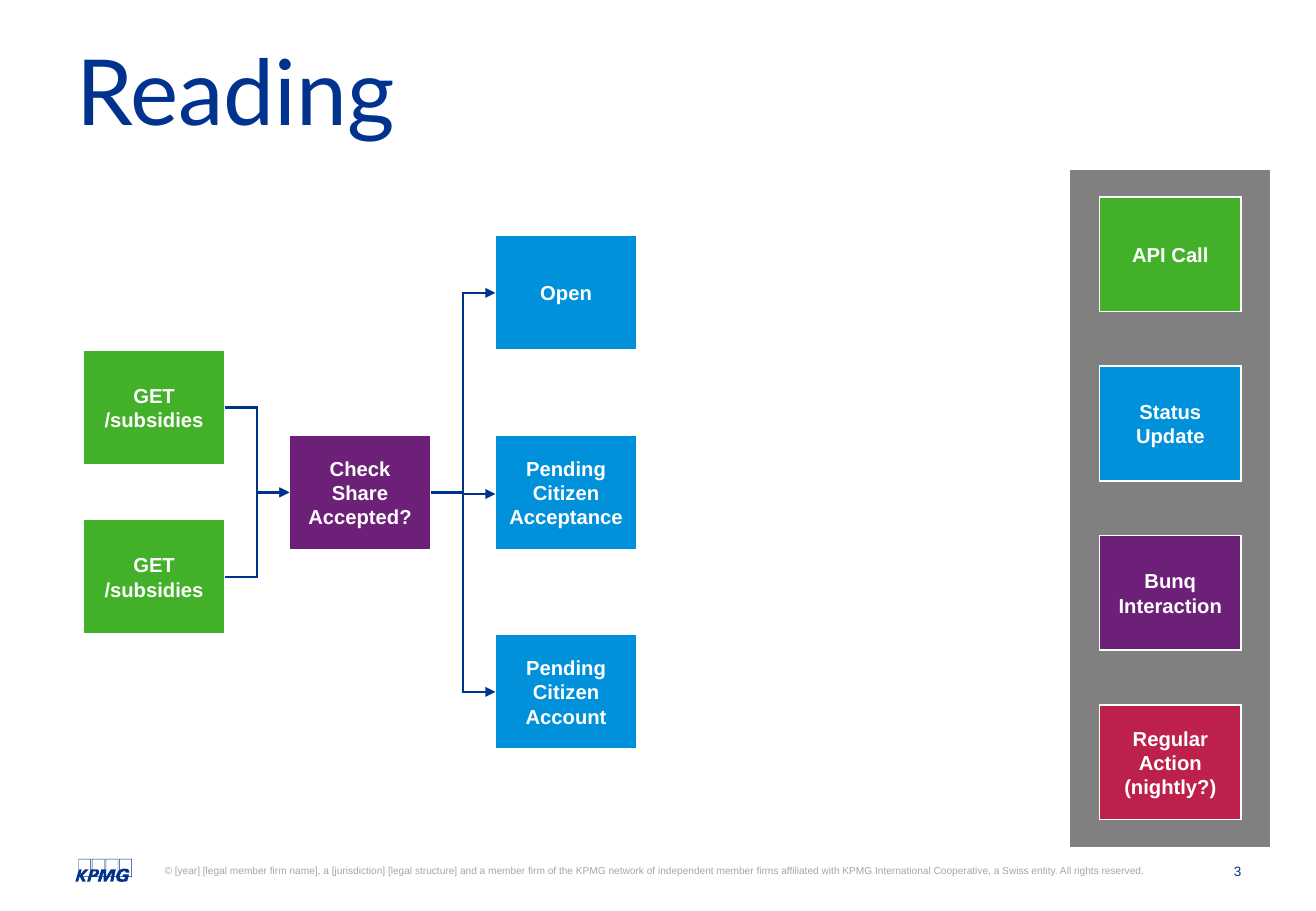
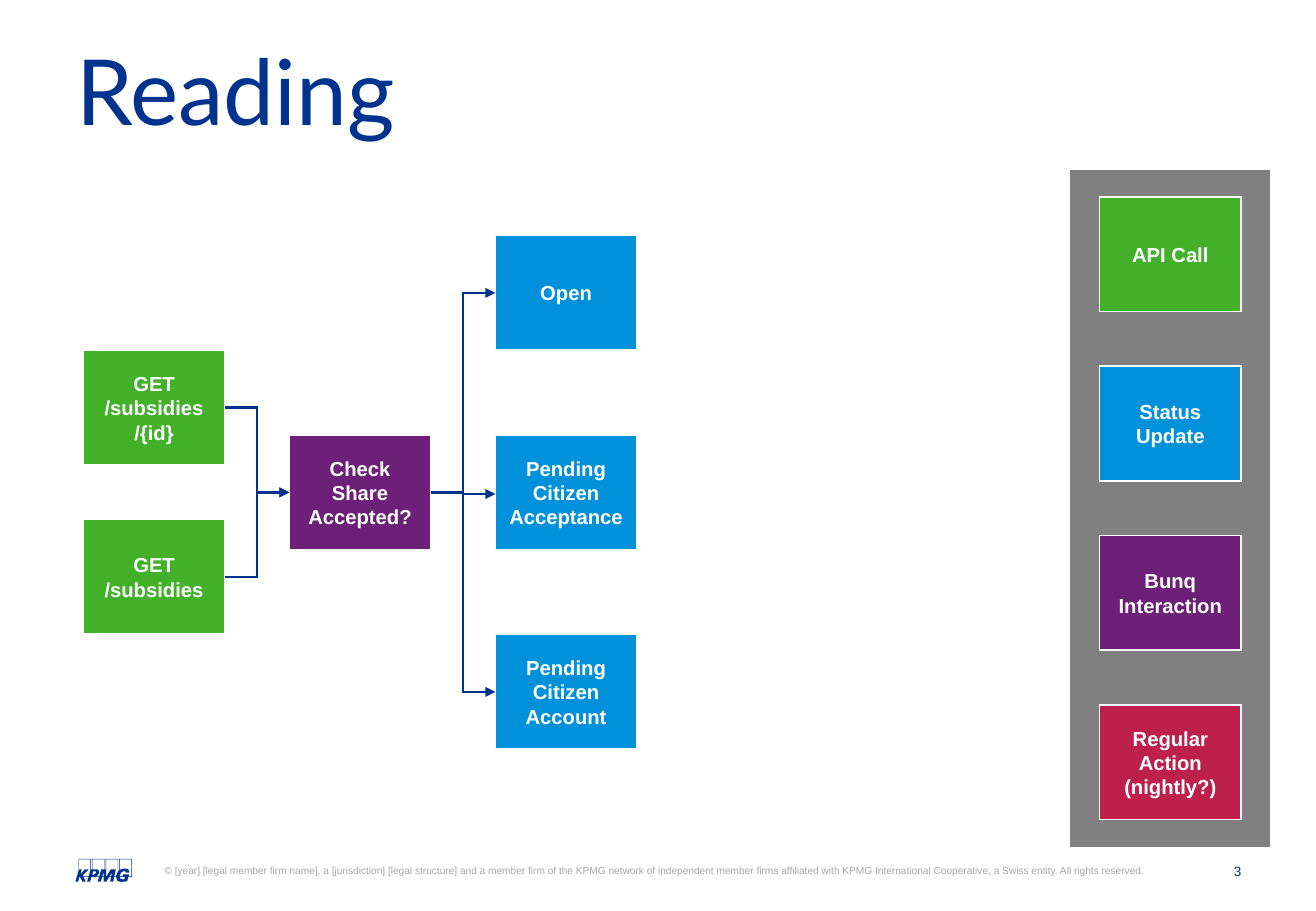
Before and after one commit to Amsterdam/subsidieservice, a slide deck: slide 3 of docs/subsidy_object_status_codes.pptx. Drawn at 1316x911 pixels with LibreOffice and Linux fonts; fonts in the diff are those of the drawing. Boxes give left, top, right and bottom in pixels: in the first picture for what was removed or moved away, otherwise in the second. Text is boxed around its words. In the diff, an @@ line names an element or a change of style, - is before the commit and + after.

```diff
--- a/docs/subsidy_object_status_codes.pptx
+++ b/docs/subsidy_object_status_codes.pptx
@@ text in rectangle at bbox=[134, 425, 173, 445]: paragraph added @@
+/{id}
```
Also in this commit, not shown: 4 other files.
